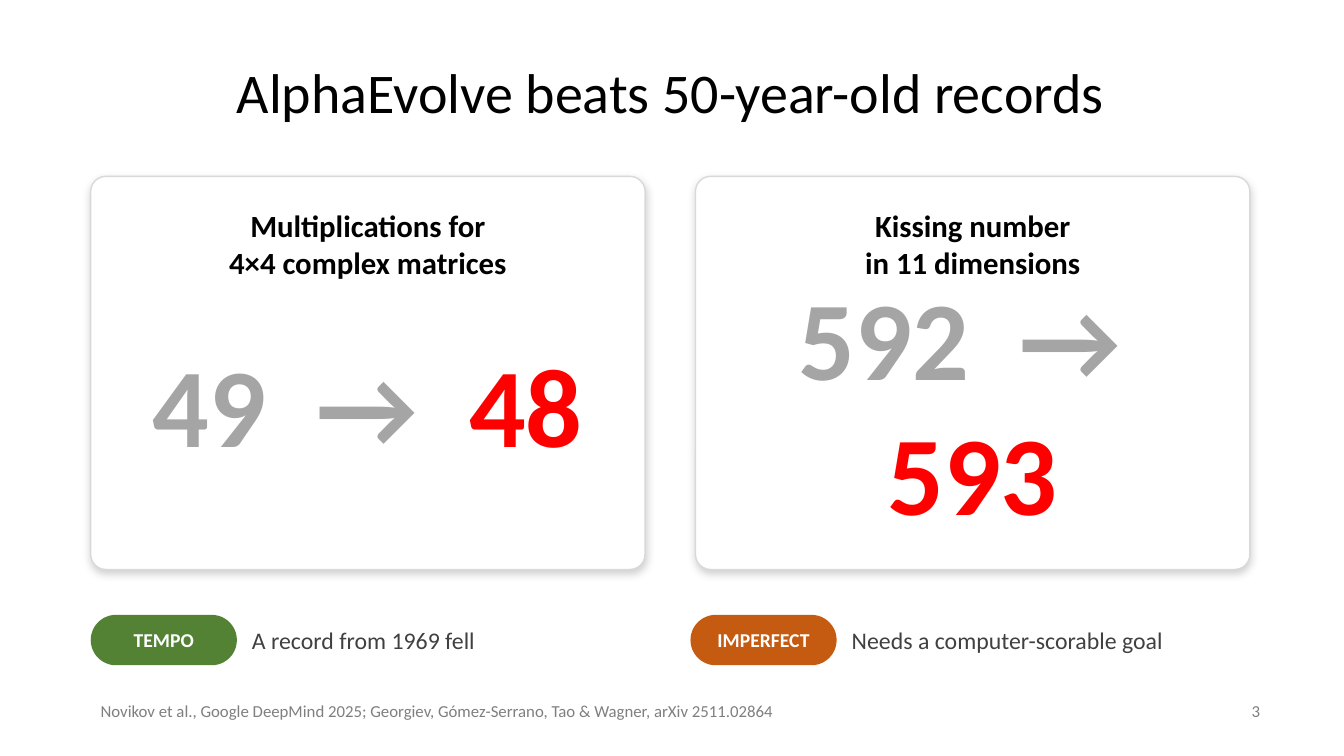
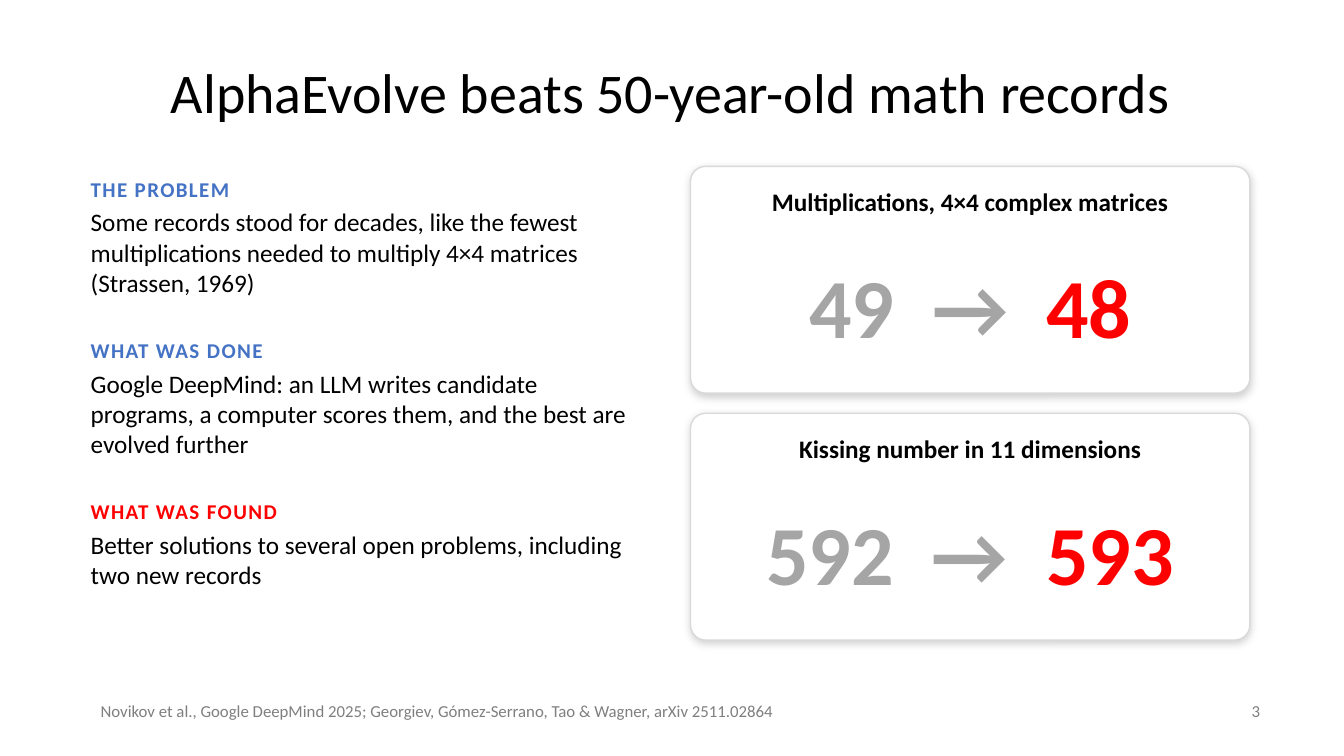
Before and after one commit to gexijin/slides, a slide deck: slide 3 of LLM discoveries.pptx. Drawn at 1344x756 pixels with LibreOffice and Linux fonts; fonts in the diff are those of the drawing. Boxes give left, top, right and bottom in pixels: in the first picture for what was removed or moved away, otherwise in the second. Text is boxed around its words. In the diff, an @@ line names an element or a change of style, - is before the commit and + after.

```diff
--- a/LLM discoveries.pptx
+++ b/LLM discoveries.pptx
@@ title at bbox=[171, 74, 1169, 122]: text changed @@
-AlphaEvolve beats 50-year-old records
+AlphaEvolve beats 50-year-old math records
@@ rounded rectangle removed at bbox=[91, 176, 645, 570] @@
@@ rounded rectangle: place and size @@
-rounded rectangle at bbox=[696, 176, 1250, 570]
+rounded rectangle at bbox=[691, 166, 1250, 393]
@@ rounded rectangle at bbox=[691, 166, 1250, 393]: proportions changed @@
@@ text added at bbox=[91, 183, 229, 197], 15 pt, text #4472C4, bold @@
+THE PROBLEM
@@ text added at bbox=[772, 193, 1168, 215], 18 pt, text #000000, bold @@
+Multiplications, 4×4 complex matrices
@@ text at bbox=[91, 213, 578, 296]: text changed; size 22 to 18 pt; bold off @@
-Multiplications for
-4×4 complex matrices
+Some records stood for decades, like the fewest multiplications needed to multiply 4×4 matrices (Strassen, 1969)
@@ text "49 → 48" at bbox=[809, 280, 1131, 339]: size 80 to 60 pt @@
@@ text "49 → 48": place and size @@
-text "49 → 48" at bbox=[153, 369, 582, 448]
+text "49 → 48" at bbox=[809, 280, 1131, 339]
@@ text added at bbox=[91, 344, 263, 358], 15 pt, text #4472C4, bold @@
+WHAT WAS DONE
@@ text added at bbox=[91, 375, 626, 453], 18 pt, text #000000 @@
+Google DeepMind: an LLM writes candidate programs, a computer scores them, and the best are evolved further
@@ rounded rectangle: place and size @@
-rounded rectangle at bbox=[691, 615, 837, 665]
+rounded rectangle at bbox=[691, 413, 1250, 640]
@@ rounded rectangle at bbox=[691, 413, 1250, 640]: fill #C55A11 to #FFFFFF; outline none to #D9D9D9 1 pt; shadow on; proportions changed @@
@@ text at bbox=[799, 440, 1141, 463]: text changed; size 22 to 18 pt @@
-Kissing number
-in 11 dimensions
+Kissing number in 11 dimensions
@@ text added at bbox=[91, 505, 277, 519], 15 pt, text #FF0000, bold @@
+WHAT WAS FOUND
@@ text "592 → 593": place and size @@
-text "592 → 593" at bbox=[799, 307, 1058, 516]
+text "592 → 593" at bbox=[766, 530, 1174, 586]
@@ text "592 → 593" at bbox=[766, 530, 1174, 586]: size 80 to 60 pt @@
@@ text added at bbox=[91, 536, 622, 585], 18 pt, text #000000 @@
+Better solutions to several open problems, including two new records
@@ rounded rectangle removed at bbox=[91, 615, 237, 665] @@
@@ text removed at bbox=[134, 634, 194, 647] @@
-TEMPO
@@ text removed at bbox=[252, 632, 474, 649] @@
-A record from 1969 fell
@@ text removed at bbox=[717, 634, 809, 647] @@
-IMPERFECT
@@ text removed at bbox=[852, 632, 1163, 653] @@
-Needs a computer-scorable goal
```
Also in this commit, not shown: 8 other slides changed, 5 slides added, 4 slides removed.
